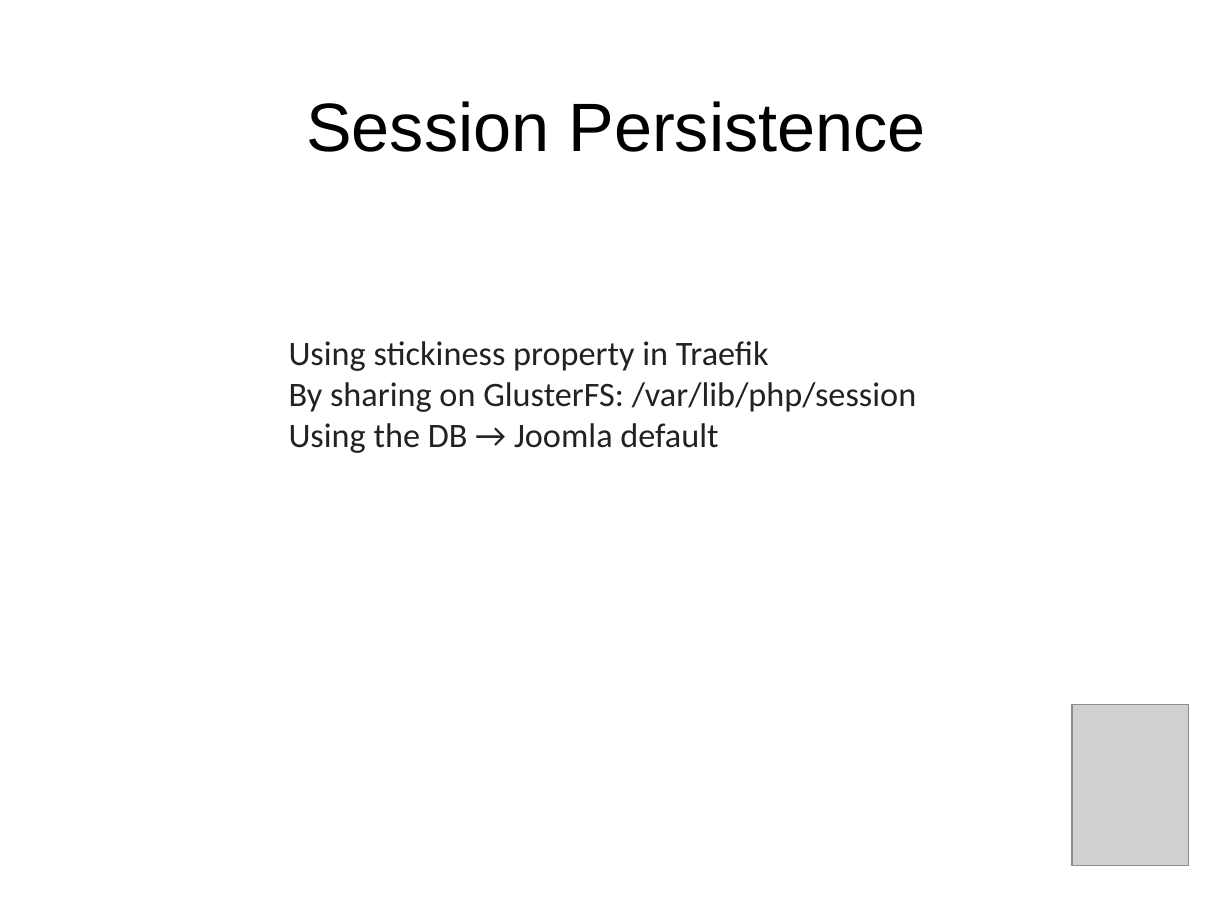
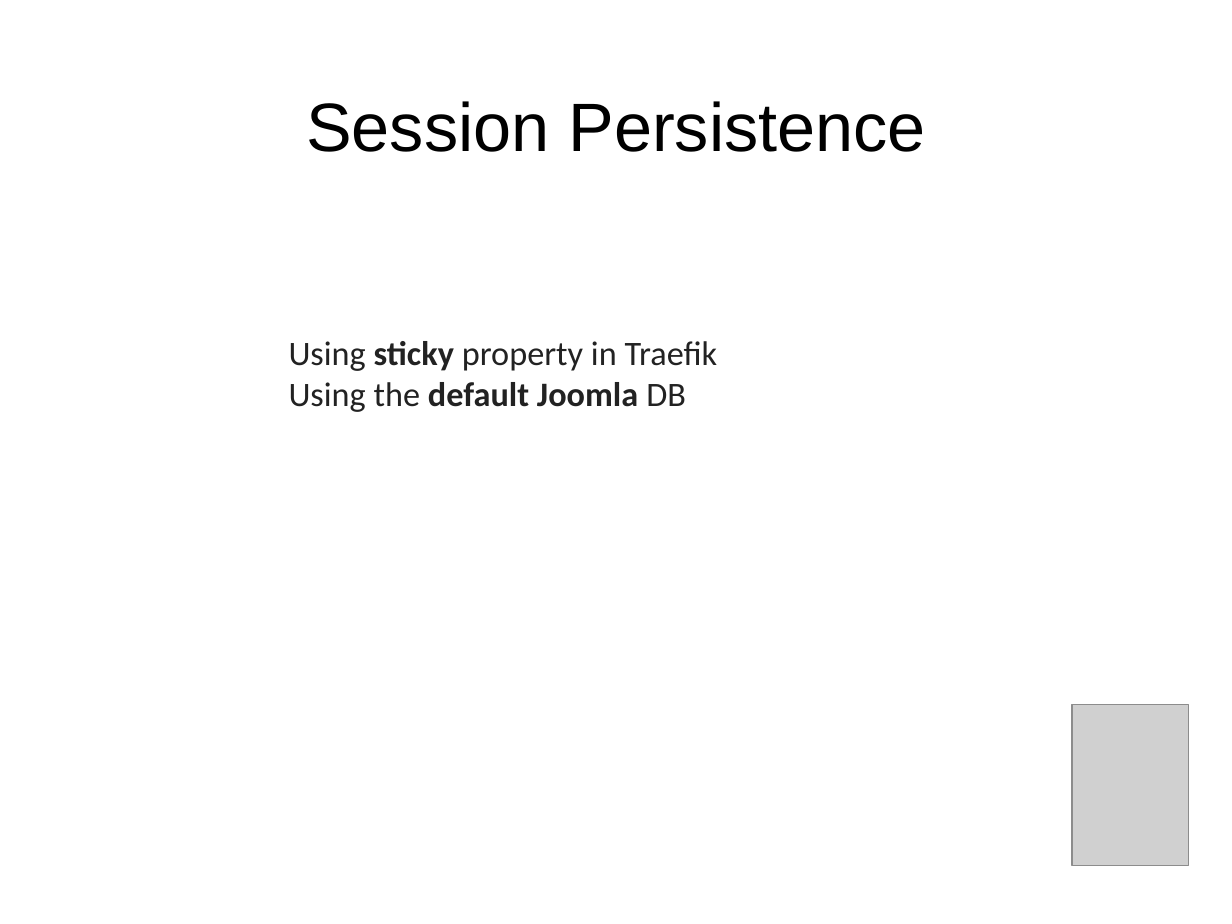
Before and after one commit to sahityacodes/VirtualizationCloudComputingProject, a slide deck: slide 39 of VCC.pptx (slide 37 before the commit). Drawn at 1232x924 pixels with LibreOffice and Linux fonts; fonts in the diff are those of the drawing; grey boxes stand for pictures. Boxes give left, top, right and bottom in pixels: in the first picture for what was removed or moved away, otherwise in the second. Text is boxed around its words. In the diff, an @@ line names an element or a change of style, - is before the commit and + after.

```diff
--- a/VCC.pptx
+++ b/VCC.pptx
@@ text at <box>289,341,718,412</box>: text changed @@
-Using stickiness property in Traefik
-By sharing on GlusterFS: /var/lib/php/session
-Using the DB → Joomla default
+Using sticky property in Traefik
+Using the default Joomla DB
```
Also in this commit, not shown: 20 other slides changed, 1 slide added.
